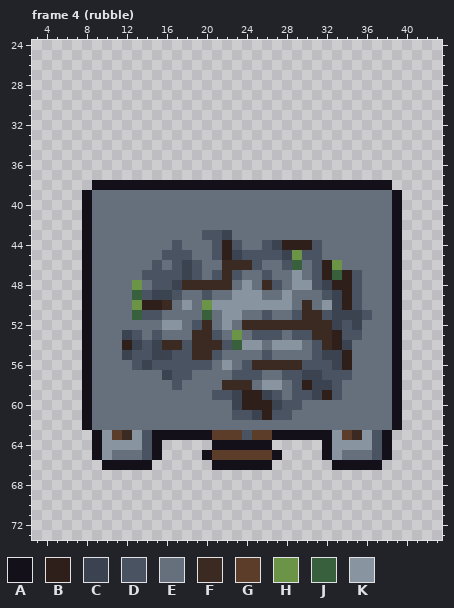
A pixel-art file gets an edit: art/structures/granary.aseprite. The picture above was drawn from the file before the commit.
48x74 pixels, 4 frames. Colours within 5 levels of each other are drawn and written as one. Shown: frame 4 (rubble): x 3..43, y 24..73. The commit also changed other frames, which this record leaves out.
Palette (. is transparent): A #14101a  B #2e1f1a  C #3b4250  D #4a5361  E #66707d  F #3b2a22  G #5c3d2a  H #6b9447  J #39603d  K #8994a1
The result:
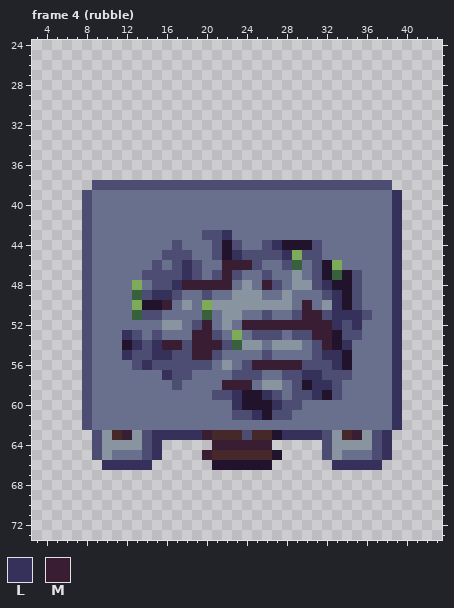
Colours new in this view: L #36315b  M #391d32
Edits made:
colour B: #2e1f1a -> #22132c
colour D: #4a5361 -> #4d4d73
colour E: #66707d -> #69708d
colour G: #5c3d2a -> #46282b
colour H: #6b9447 -> #7eab58
Changed rows in their new state; - is a pixel that keeps its letter.
Frame 4 (rubble):
first column x 8:
38 -DDDDDDDDDDDDDDDDDDDDDDDDDDDDDD-
39 D------------------------------L
40 D------------------------------L
41 D------------------------------L
42 D------------------------------L
43 D-------------L----------------L
44 D------------------L-----------L
45 D--------------L----L----------L
46 D---------L---MMM--------------L
47 D---------L---M----------------L
48 D--------LMMMMM---M-----L------L
49 D------LL----------------L-----L
50 D-------M-------------M--L-----L
51 D---------------------MM-LLL---L
52 D-----------M---MMMMMMMMML-L---L
53 D---L------MM----------MM------L
54 D----L-LMM-MMM----------M-L----L
55 D---L--LL--MM-----------LL-----L
56 D-----L----------MMMMM---L-----L
57 D-------L-------------LL-------L
58 D-------------MMM------LL------L
59 D--------------L--L----L-------L
60 D--------------L---L-----------L
61 D----------------L-------------L
62 D------------------------------L
63 -D--M--LLLLLM------BLLLLD--M--L-
64 -D-----L-----MMMMMM-----D-----L-
65 -D-----L----M------B----D-----L-
66 --LLLLL------BBBBBB------LLLLL--
Pixel boxes of the changes (left, top, right, bottom) in both pictures:
changed: (82, 180, 402, 470)
